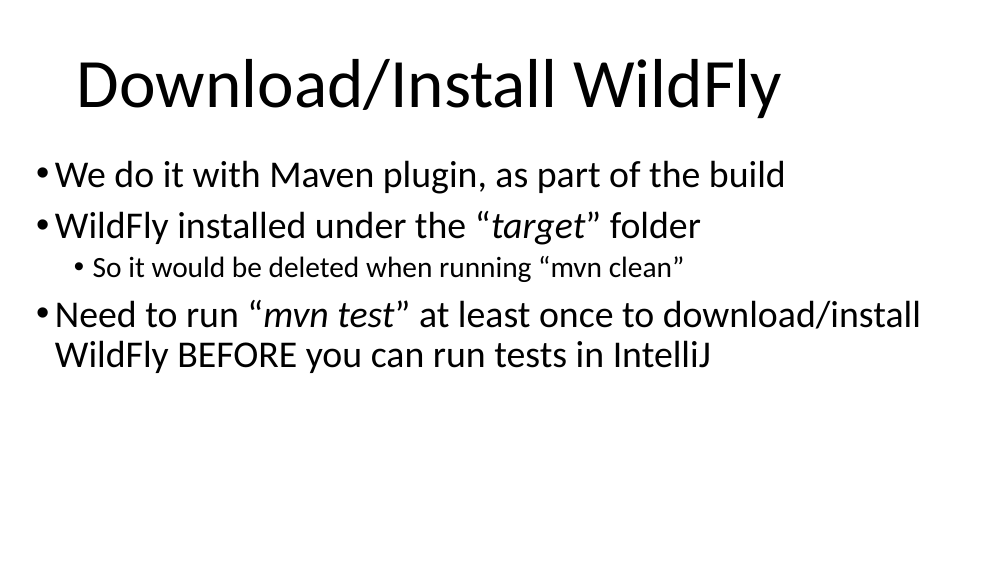
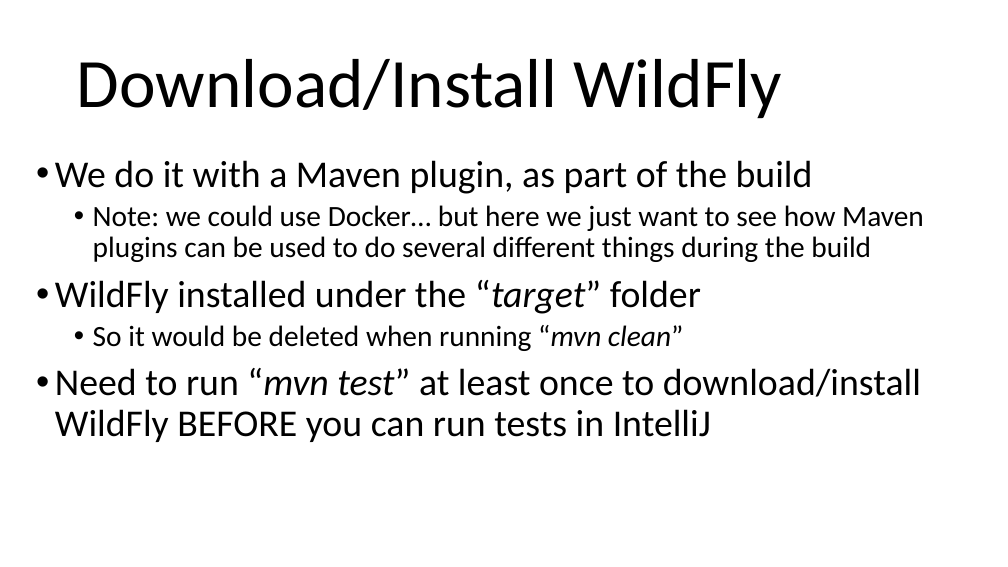
Before and after one commit to arcuri82/testing_security_development_enterprise_systems, a slide deck: slide 12 of doc/intro/slides/lesson_05_ejb.pptx. Drawn at 1008x567 pixels with LibreOffice and Linux fonts; fonts in the diff are those of the drawing. Boxes give left, top, right and bottom in pixels: in the first picture for what was removed or moved away, otherwise in the second. Text is boxed around its words. In the diff, an @@ line names an element or a change of style, - is before the commit and + after.

```diff
--- a/doc/intro/slides/lesson_05_ejb.pptx
+++ b/doc/intro/slides/lesson_05_ejb.pptx
@@ text at [55,160,924,262]: text changed; size 36 to 28 pt @@
-• We do it with Maven plugin, as part of the build
+• We do it with a Maven plugin, as part of the build
+  • Note: we could use Docker… but here we just want to see how Maven plugins can be used to do several different things during the build
@@ text at [93,325,683,351]: italic on in "“mvn clean”" @@
```
Also in this commit, not shown: 8 slides added, 7 other files.
